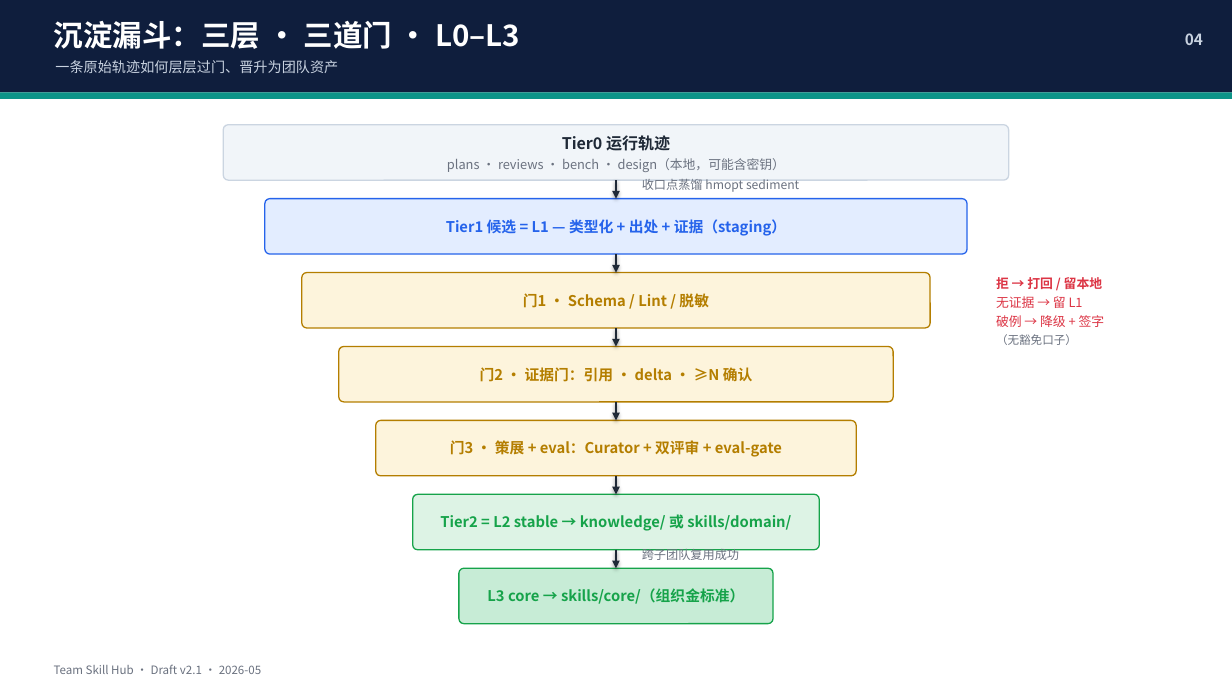
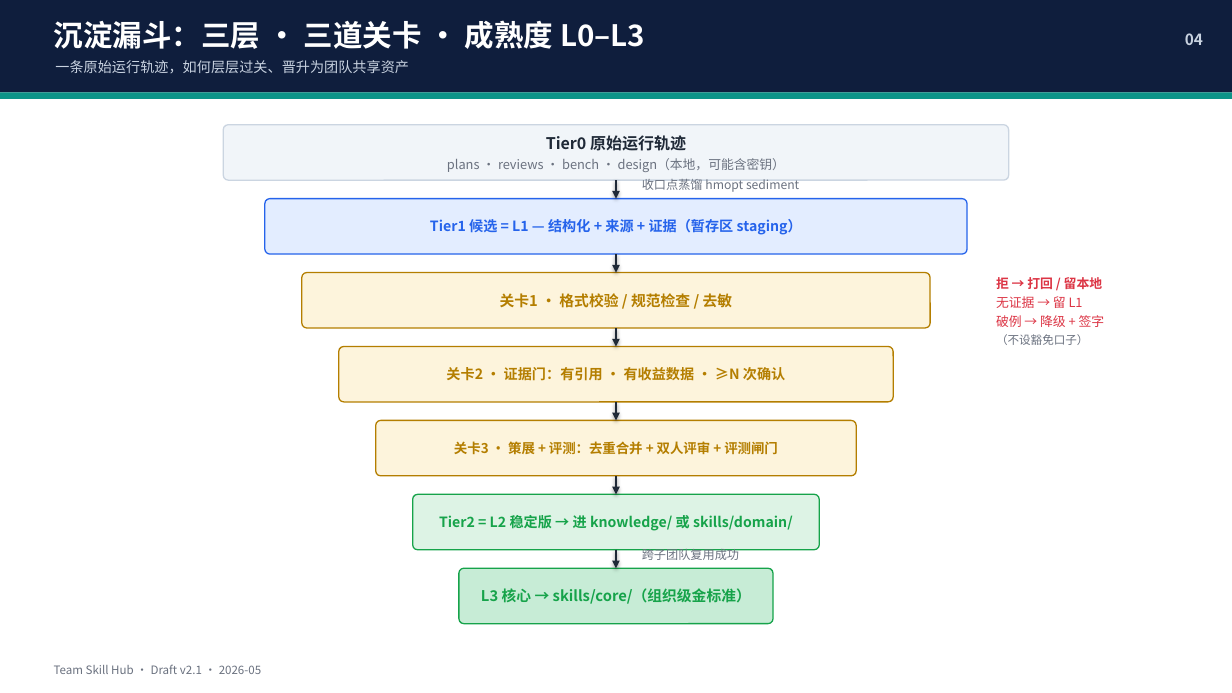
Before and after one commit to RyanSun1991/hm-kernel-llm-opt, a slide deck: slide 4 of docs/Team_Skill_Hub_Design_Slides.pptx. Drawn at 1232x693 pixels with LibreOffice and Linux fonts; fonts in the diff are those of the drawing. Boxes give left, top, right and bottom in pixels: in the first picture for what was removed or moved away, otherwise in the second. Text is boxed around its words. In the diff, an @@ line names an element or a change of style, - is before the commit and + after.

```diff
--- a/docs/Team_Skill_Hub_Design_Slides.pptx
+++ b/docs/Team_Skill_Hub_Design_Slides.pptx
@@ text at (54, 20, 645, 49): text changed @@
-沉淀漏斗：三层 · 三道门 · L0–L3
+沉淀漏斗：三层 · 三道关卡 · 成熟度 L0–L3
@@ text at (55, 60, 409, 73): text changed @@
-一条原始轨迹如何层层过门、晋升为团队资产
+一条原始运行轨迹，如何层层过关、晋升为团队共享资产
@@ text in rounded rectangle at (546, 135, 686, 151): text changed @@
-Tier0 运行轨迹
+Tier0 原始运行轨迹
@@ text in rounded rectangle at (430, 218, 802, 236): text changed; size 11.5 to 11 pt @@
-Tier1 候选 = L1 — 类型化 + 出处 + 证据（staging）
+Tier1 候选 = L1 — 结构化 + 来源 + 证据（暂存区 staging）
@@ text in rounded rectangle at (500, 293, 733, 308): text changed @@
-门1 · Schema / Lint / 脱敏
+关卡1 · 格式校验 / 规范检查 / 去敏
@@ text at (996, 334, 1088, 345): text changed @@
-（无豁免口子）
+（不设豁免口子）
@@ text in rounded rectangle at (446, 365, 785, 383): text changed; size 11.5 to 11 pt @@
-门2 · 证据门：引用 · delta · ≥N 确认
+关卡2 · 证据门：有引用 · 有收益数据 · ≥N 次确认
@@ text in rounded rectangle at (454, 439, 778, 457): text changed; size 11.5 to 10.5 pt @@
-门3 · 策展 + eval：Curator + 双评审 + eval-gate
+关卡3 · 策展 + 评测：去重合并 + 双人评审 + 评测闸门
@@ text in rounded rectangle at (439, 513, 793, 531): text changed; size 11.5 to 11 pt @@
-Tier2 = L2 stable → knowledge/ 或 skills/domain/
+Tier2 = L2 稳定版 → 进 knowledge/ 或 skills/domain/
@@ text in rounded rectangle at (481, 588, 751, 604): text changed @@
-L3 core → skills/core/（组织金标准）
+L3 核心 → skills/core/（组织级金标准）
```
Also in this commit, not shown: 5 other slides changed, 1 slide added, 1 other file.
